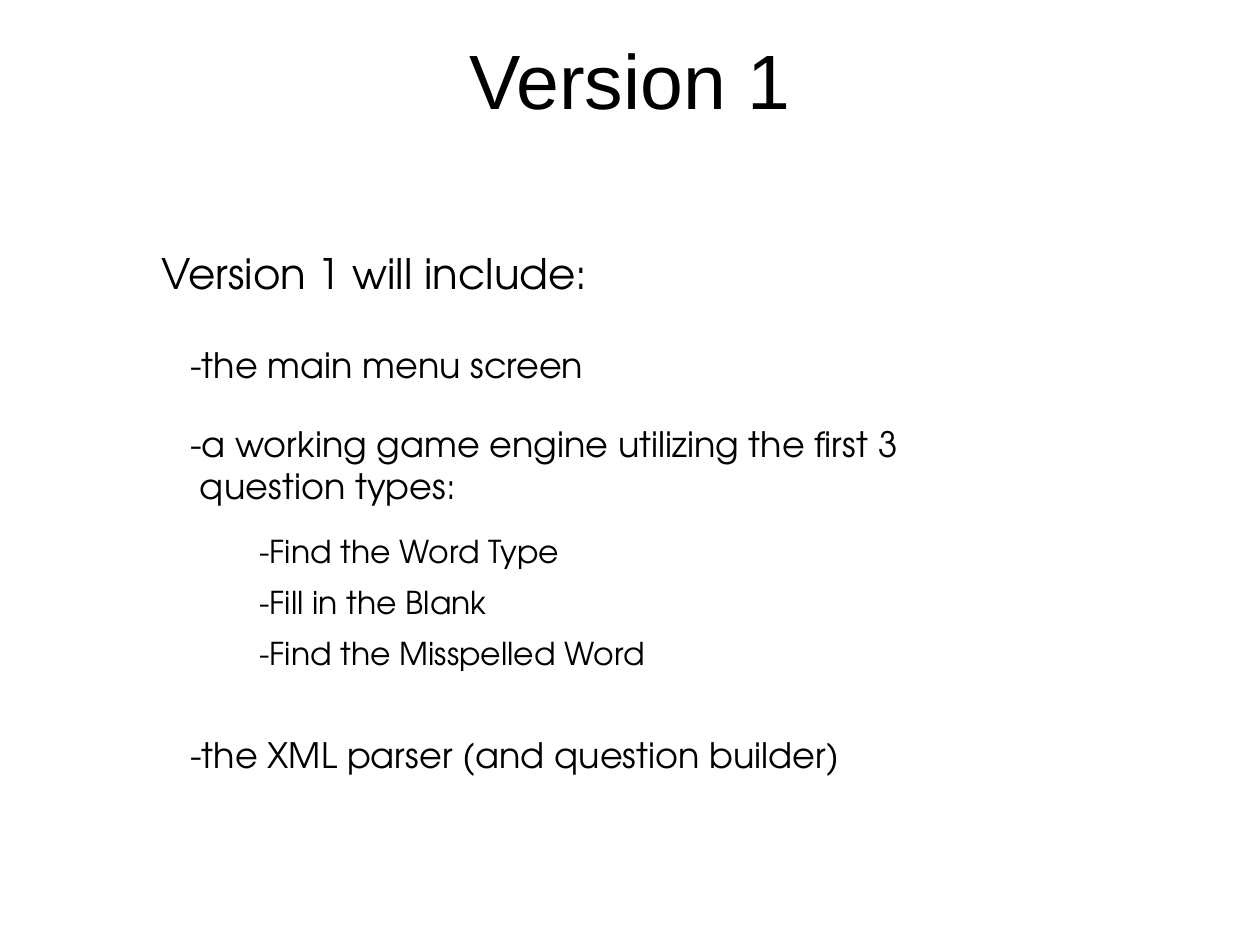
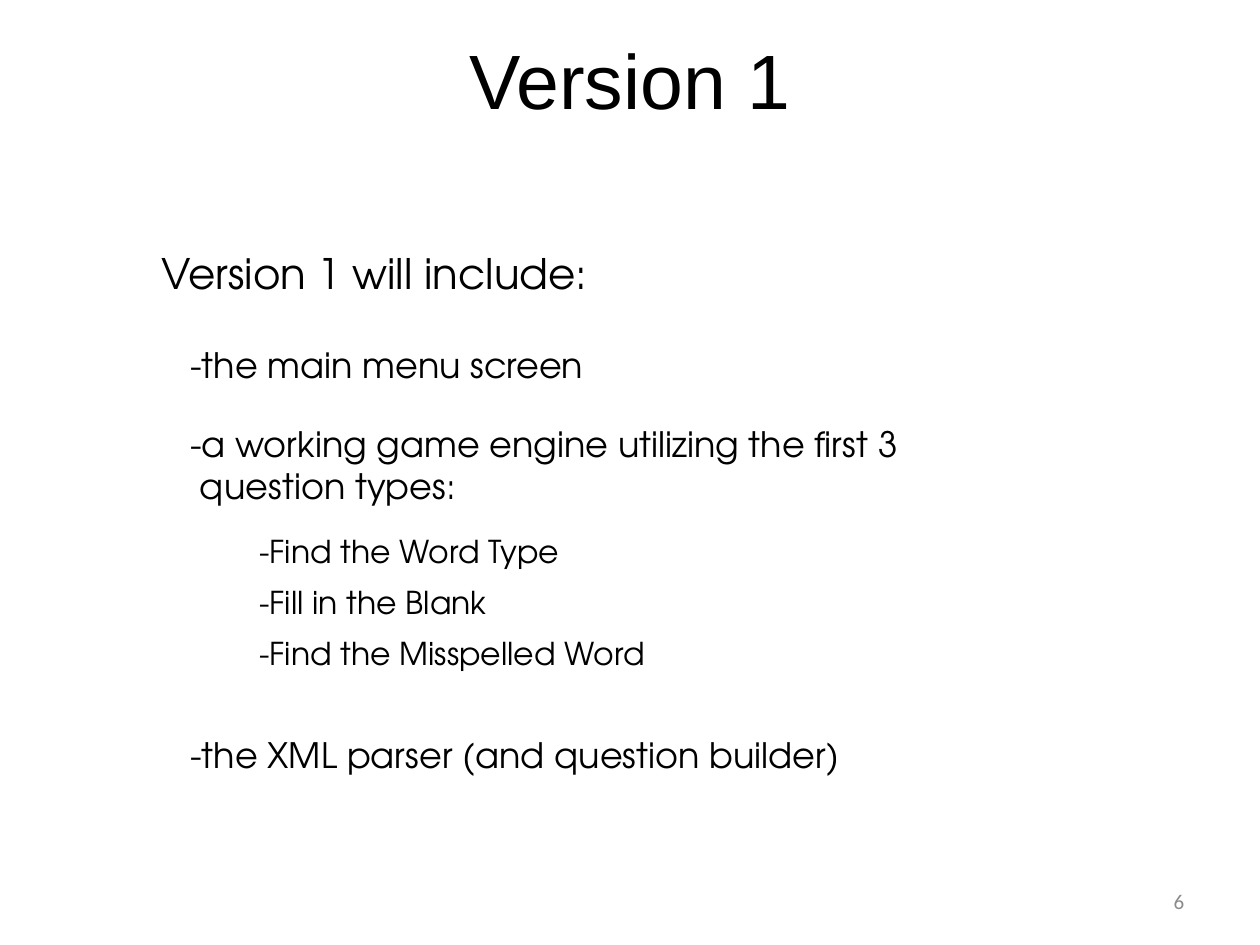
Before and after one commit to coolcatco888/cmpt275group11, a slide deck: slide 6 of documents/presentation1/Presentation1.pptx. Drawn at 1260x945 pixels with LibreOffice and Linux fonts; fonts in the diff are those of the drawing; background and template pictures are left out. Boxes give left, top, right and bottom in pixels: in the first picture for what was removed or moved away, otherwise in the second. Text is boxed around its words. In the diff, an @@ line names an element or a change of style, - is before the commit and + after.

```diff
--- a/documents/presentation1/Presentation1.pptx
+++ b/documents/presentation1/Presentation1.pptx
@@ page number added at [1174,895,1185,909], 12 pt, text #8C8C8C @@
+6
```
Also in this commit, not shown: 6 other slides changed, 9 slides added, 6 slides removed.
